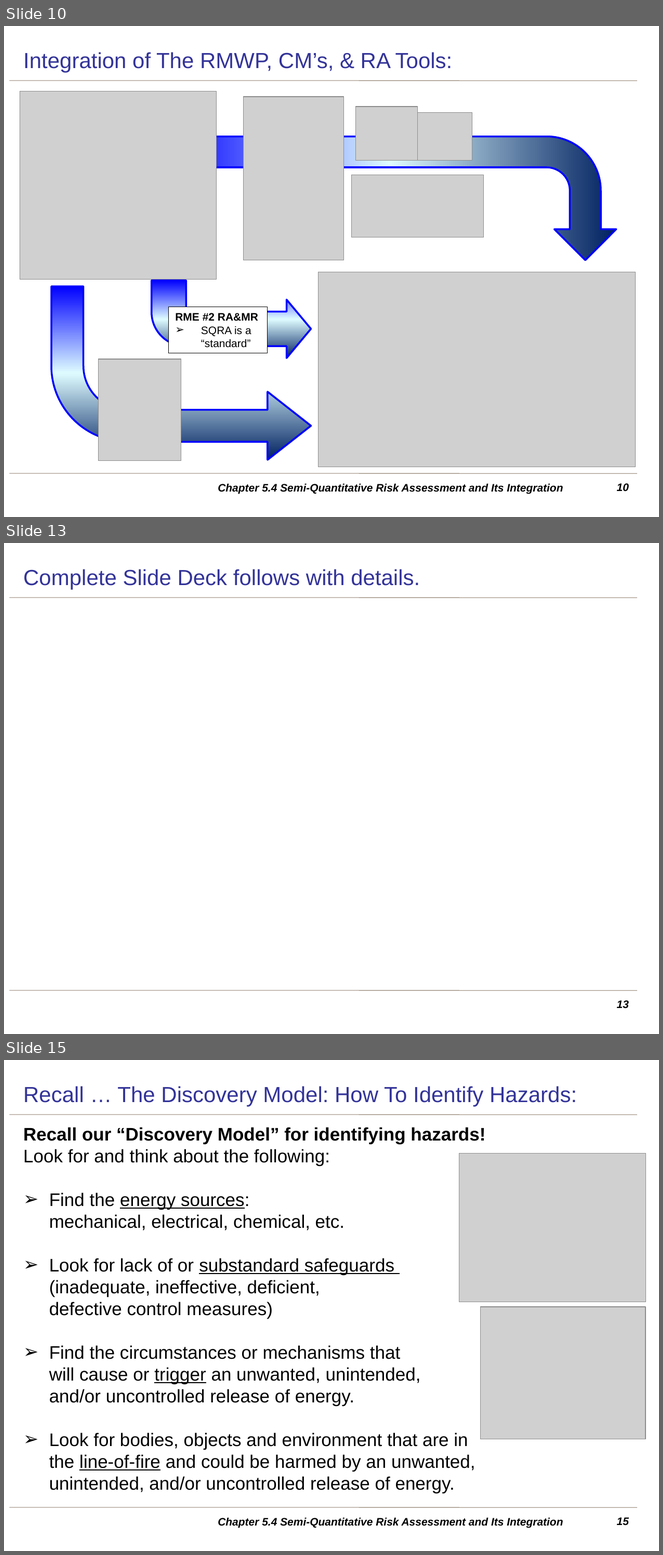
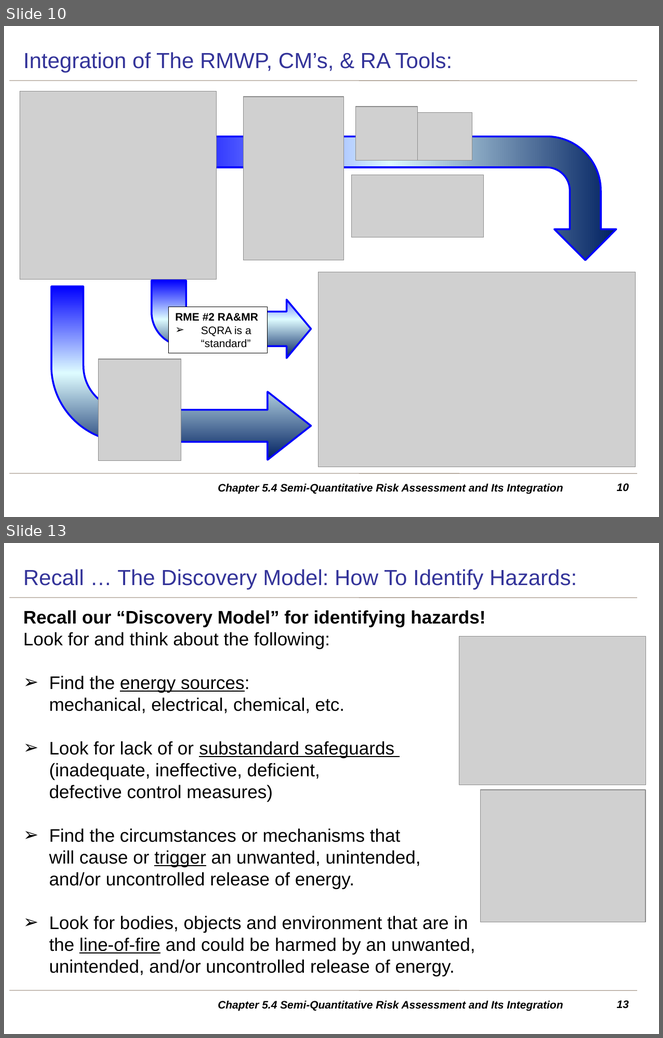
Before and after one commit to Dekr0/ENGG-404, a slide deck: Lecture PPTs - Students/27 Ch5.4 SQRA v20210929 SV.pptx. Shown one above the other, each under a label of ours: slides 10, 13 and 15 before the commit, slides 10 and 13 after it; the slides between them are not shown. The pictures are 663x1555 and 663x1038 pixels, drawn with LibreOffice and Linux fonts; fonts in the diff are those of the drawing; grey boxes stand for pictures; background and template pictures are left out. Boxes give left, top, right and bottom in pixels: in the first picture for what was removed or moved away, otherwise in the second. Text is boxed around its words. In the diff, an @@ line names an element or a change of style, - is before the commit and + after.

```diff
--- a/Lecture PPTs - Students/27 Ch5.4 SQRA v20210929 SV.pptx
+++ b/Lecture PPTs - Students/27 Ch5.4 SQRA v20210929 SV.pptx
@@ slide 13 removed at box(4, 543, 659, 1034), background #FFFFFF; not listed: 2 template elements that a slide beside it also shows @@
@@ text removed at box(23, 569, 420, 589) @@
-Complete Slide Deck follows with details.
@@ page number removed at box(617, 1001, 629, 1009) @@
-13
@@ what was slide 15 is now slide 13 @@
@@ page number at box(617, 1001, 629, 1009): text changed @@
-15
+13
```
Also in this commit, not shown: 8 slides changed, 1 other slide removed, 21 other files.
